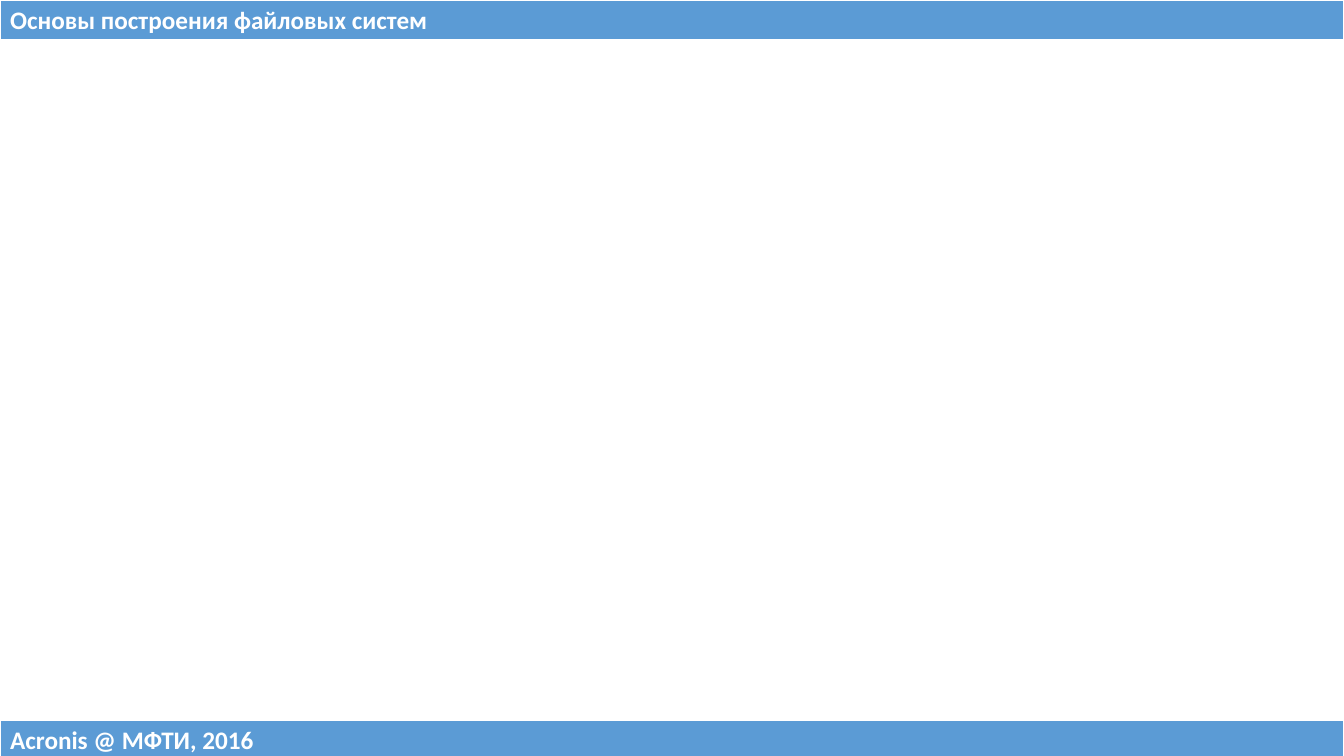
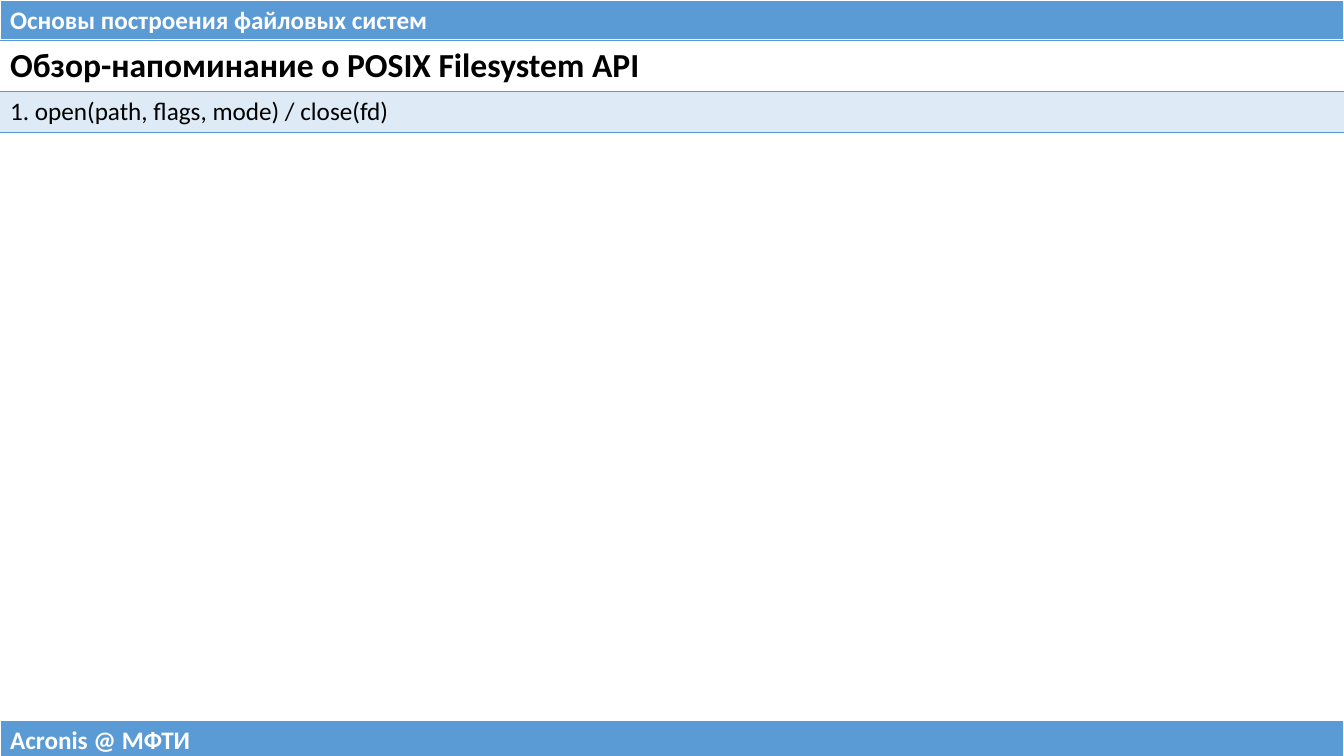
Before and after one commit to 75cc8545e7b021ed280ed0ef99fc7fc4/filesystems-101, a slide deck: slide 28 of talks/src/class00.pptx (slide 26 before the commit). Drawn at 1344x756 pixels with LibreOffice and Linux fonts; fonts in the diff are those of the drawing. Boxes give left, top, right and bottom in pixels: in the first picture for what was removed or moved away, otherwise in the second. Text is boxed around its words. In the diff, an @@ line names an element or a change of style, - is before the commit and + after.

```diff
--- a/talks/src/class00.pptx
+++ b/talks/src/class00.pptx
@@ table added at box(0, 40, 1344, 132), 2 rows, 1 columns @@
+Обзор-напоминание о POSIX Filesystem API
+1. open(path, flags, mode) / close(fd)
@@ table at box(0, 720, 1344, 756) @@
-row 1, column 1: Acronis @ МФТИ, 2016
+row 1, column 1: Acronis @ МФТИ
```
Also in this commit, not shown: 26 other slides changed, 11 slides added, 1 other file.
